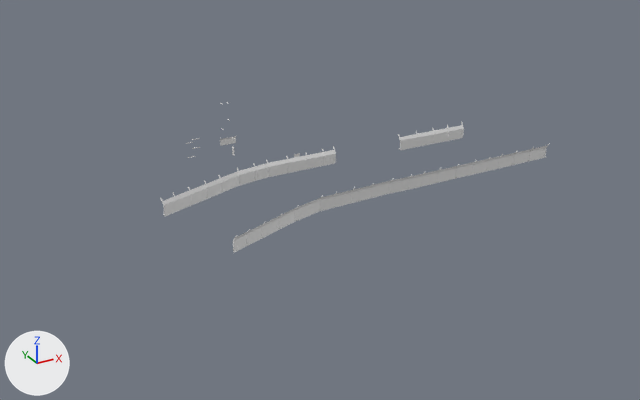
An edit to the FBX model Assets/Environment/Unique/Scene_A/SM_Scene_A_Fence00.fbx, drawn before and after from the same camera.
Rendered twice from a 50 mm lens placed at (-276.0, -689.0, 212.0), pointed at (27.0, -138.0, -64.0). The lights are fixed; the arrows at lower left show +X, +Y and +Z. Materials are left out; every surface is plain grey. Where no turn or scale is listed for an object, it has been applied to the vertices.

In view in the first picture: 'SM_Scene_A_Fence00'.
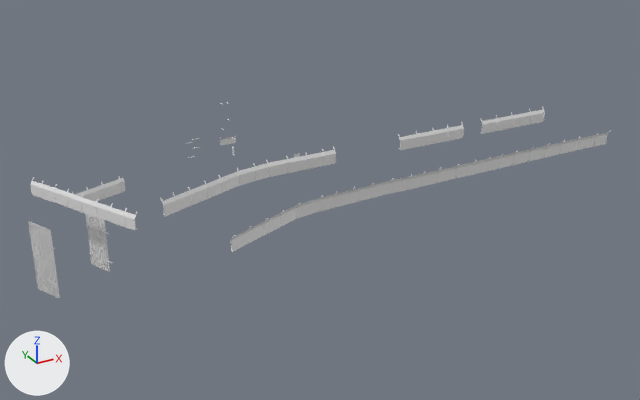
Where the change shows, as pixel boxes [x1, y1, x2, y2] in the pictures (640 x 400 px):
'SM_Scene_A_Fence00', reshaped (49% wider, 30% taller)
    before: [160, 102, 550, 253]
    after: [28, 102, 611, 298]
part 1 of me_cube_076, added
    after: [28, 178, 137, 298]
part 2 of me_cube_076, added
    after: [480, 107, 545, 134]
part 3 of me_cube_076, added
    after: [545, 130, 611, 158]

The edits, one by one:
me_cube_076 is used by ob_sm_scene_a_fence00; location (0.0, 0.0, 0.0).
me_cube_076 had 1175 vertices, 1027 faces and spanned x -117.0..174.0, y -258.0..6.0, z -72.0..-11.0.
me_cube_076 now has 2582 vertices, 2255 faces and spans x -191.0..236.0, y -257.0..6.0, z -79.0..-11.0.
me_cube_076 part 1: 954 vertices added at x -191.0..-112.0, y -199.0..-94.0, z -79.0..-14.0.
me_cube_076 part 2: 129 vertices added at x 159.0..223.0, y -166.0..-162.0, z -24.0..-11.0.
me_cube_076 part 3: 108 vertices added at x 173.0..236.0, y -226.0..-222.0, z -27.0..-15.0.
